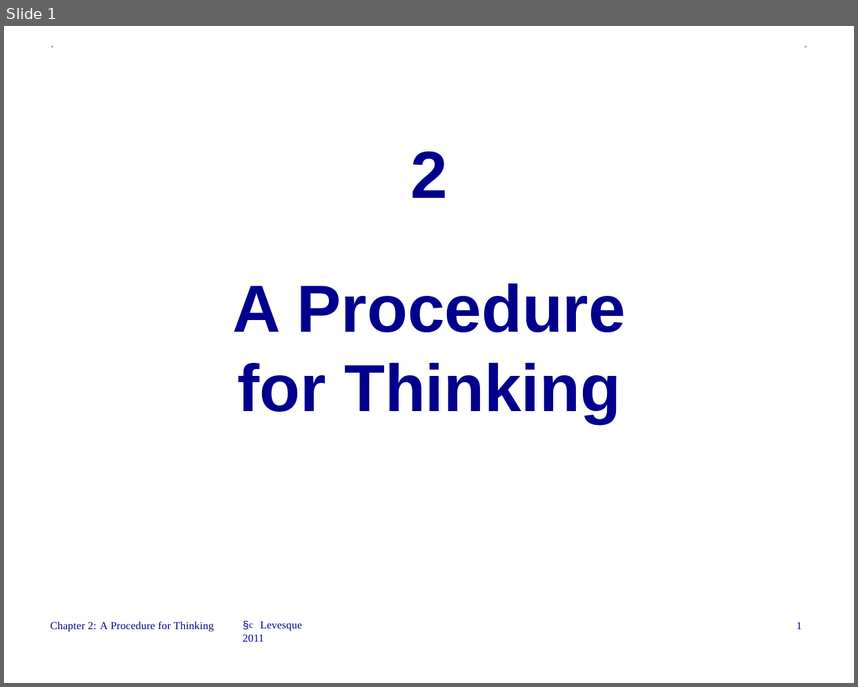
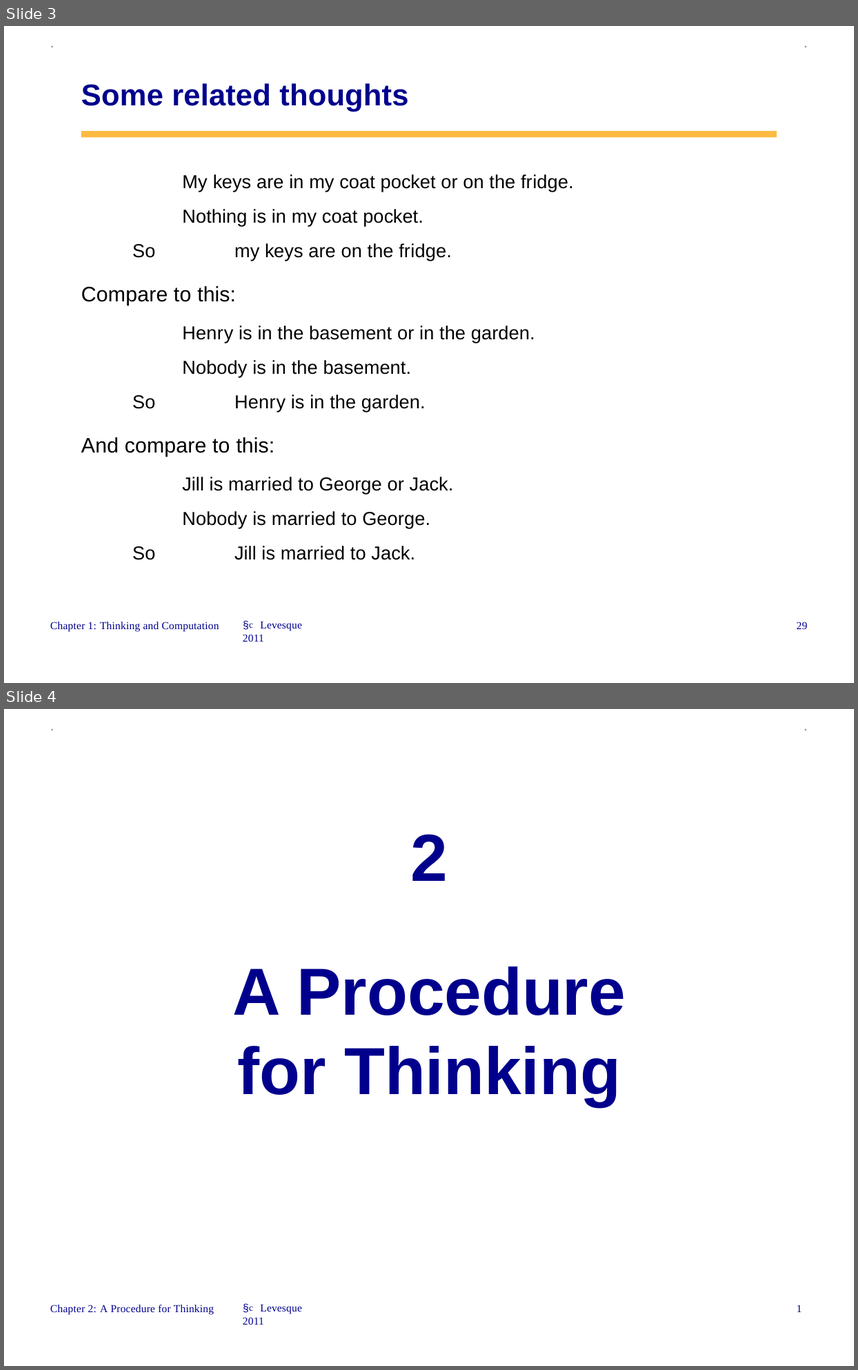
Before and after one commit to csce330-fall21/section-001, a slide deck: PublicTCSlides_PrologBasics.pptx. Shown one above the other, each under a label of ours: slide 1 before the commit, slides 3 and 4 after it. The pictures are 858x687 and 858x1370 pixels, drawn with LibreOffice and Linux fonts; fonts in the diff are those of the drawing. Boxes give left, top, right and bottom in pixels: in the first picture for what was removed or moved away, otherwise in the second. Text is boxed around its words. In the diff, an @@ line names an element or a change of style, - is before the commit and + after.

```diff
--- a/PublicTCSlides_PrologBasics.pptx
+++ b/PublicTCSlides_PrologBasics.pptx
@@ slide 3 added at (4,26,854,683), background #FFFFFF @@
@@ text added at (50,32,56,52), 14.5 pt, text #999999 @@
+.
@@ text added at (803,32,809,52), 14.5 pt, text #999999 @@
+.
@@ text added at (81,83,408,112), 28 pt, text #00008C, bold @@
+Some related thoughts
@@ freeform shape added at (81,131,777,137), fill #FDBB43 @@
@@ text added at (81,174,574,560), 17.5 pt, text #000000 @@
+My keys are in my coat pocket or on the fridge. Nothing is in my coat pocket.
+So my keys are on the fridge.
+Compare to this:
+Henry is in the basement or in the garden. Nobody is in the basement.
+So Henry is in the garden.
+And compare to this:
+Jill is married to George or Jack. Nobody is married to George.
+So Jill is married to Jack.
@@ text added at (50,621,219,632), 10 pt, text #00008C @@
+Chapter 1: Thinking and Computation
@@ text added at (243,621,302,641), 10 pt, text #00008C @@
+§c Levesque 2011
@@ text added at (797,621,808,629), 10 pt, text #00008C @@
+29
@@ what was slide 1 is now slide 4 @@
```
Also in this commit, not shown: 3 slides changed, 2 other slides added, 2 other files.
